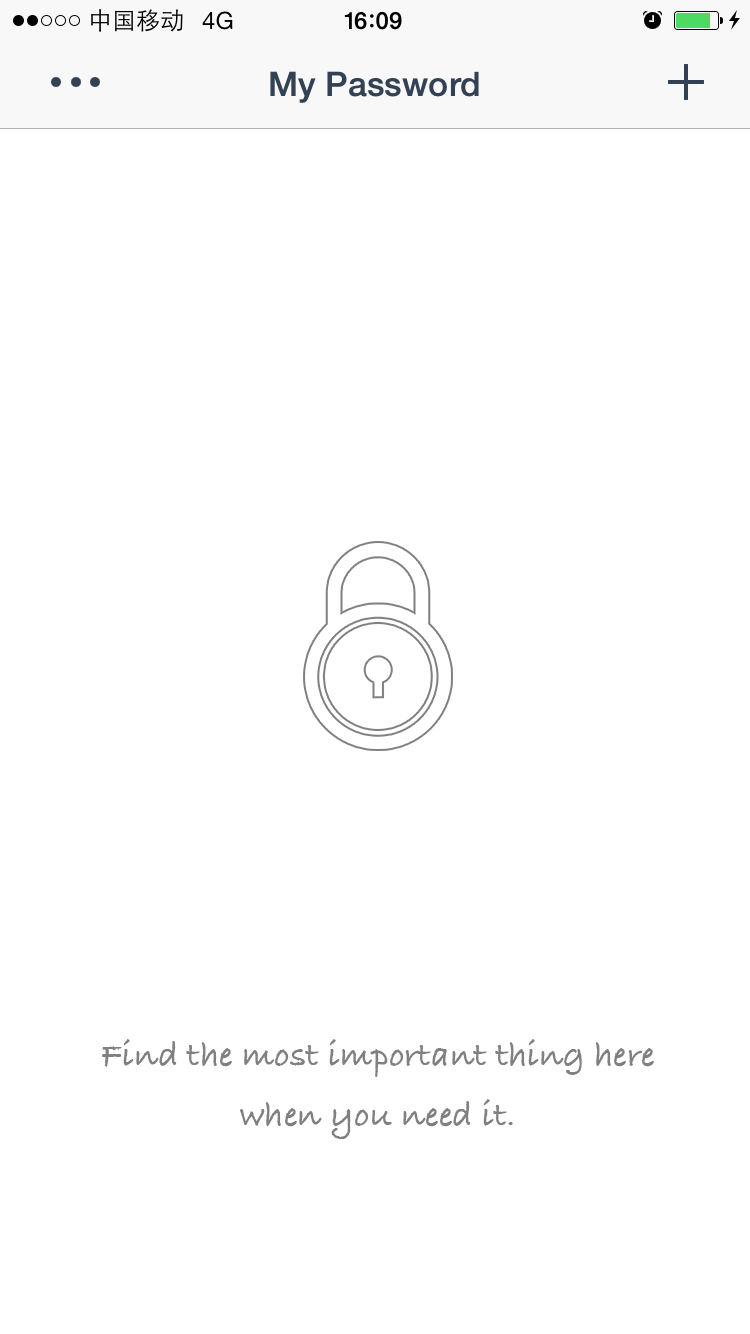
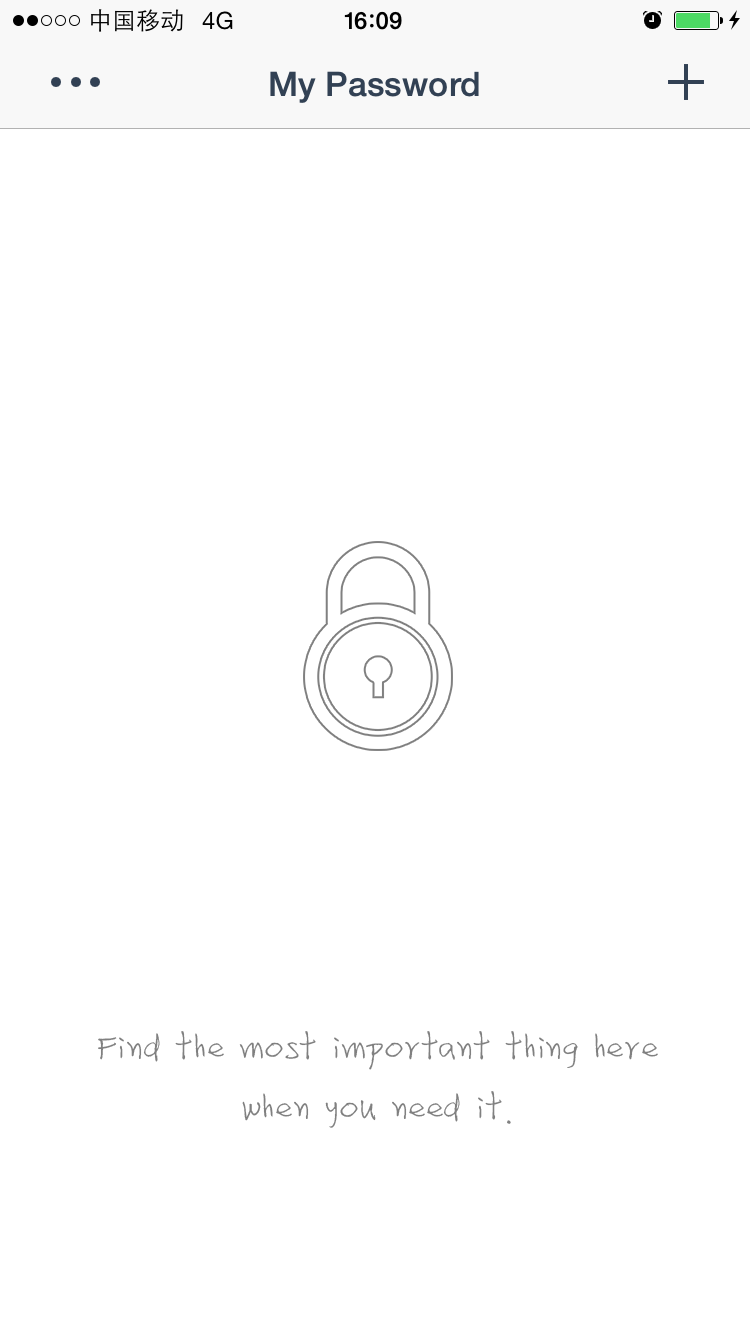
Layered file, before and after one edit (750x1334). Changes by layer:
painted on "Find the most important thing here when you need it." over (98, 1031, 658, 1139)
